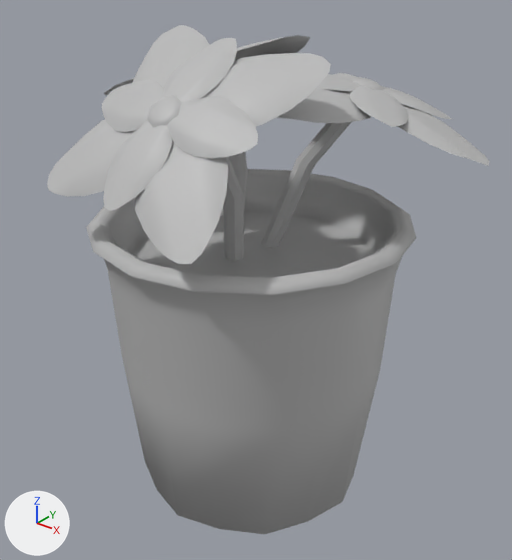
The FBX model Assets/_ParanormalEviction/_Models/Props/General/Static/prop_plant_small.fbx: old version first, new version second.
One viewpoint serves both versions: a 50 mm lens placed at (0.258, -0.318, 0.338), pointed at (0.004, -0.001, 0.141). The lights are fixed; the arrows at lower left show +X, +Y and +Z. Where no turn or scale is listed for an object, it has been applied to the vertices.
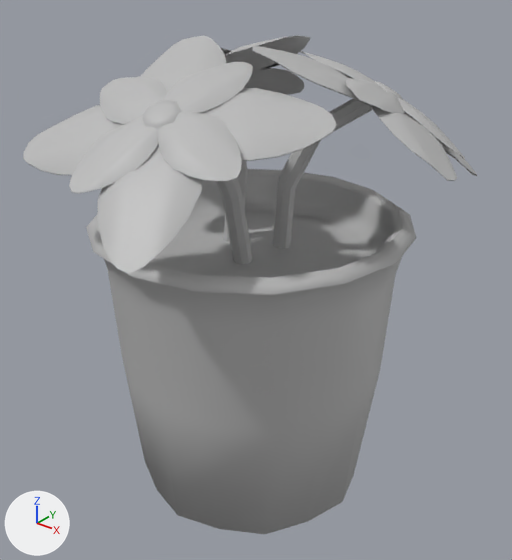
What the commit changed:
me_mesh is used by ob_polysurface709; location (0.0, 0.0, 0.0).
me_mesh had 1368 vertices, 1072 faces and spanned x -0.132..0.126, y -0.11..0.128, z -0.002..0.292.
me_mesh now has 1862 vertices, 2070 faces and spans x -0.132..0.128, y -0.134..0.117, z -0.002..0.287.
me_mesh part 1: the loose piece of 32 vertices spanning x -0.07..-0.013, y -0.003..0.043, z 0.16..0.263 is copied, and the copy is turned 124.2 degrees about the z axis through the mesh origin; it spans x -0.004..0.014, y -0.079..-0.011, z 0.16..0.263.
me_mesh part 2: the loose piece of 32 vertices spanning x -0.07..-0.013, y -0.003..0.043, z 0.16..0.263 is copied, and the copy is turned -116.9 degrees about the z axis through the mesh origin; it spans x 0.006..0.067, y 0.007..0.047, z 0.16..0.263.
me_mesh part 3: the loose piece of 42 vertices spanning x 0.037..0.058, y 0.037..0.058, z 0.255..0.264 is multiplied about its middle by the matrix ((-0.329, 0.886, 0.326), (-0.694, -0.461, 0.553), (0.64, -0.044, 0.767)), then moved by (0.016, -0.006, -0.001).
me_mesh part 4: the loose piece of 42 vertices spanning x 0.054..0.126, y 0.019..0.07, z 0.229..0.257 is rebuilt with 65 vertices and now spans x 0.067..0.112, y 0.029..0.061, z 0.228..0.259.
me_mesh part 5: the loose piece of 42 vertices spanning x -0.069..0.0, y -0.101..-0.061, z 0.213..0.257 is rebuilt with 65 vertices and now spans x -0.071..0.003, y -0.113..-0.067, z 0.23..0.26.
me_mesh part 6: the loose piece of 42 vertices spanning x 0.046..0.088, y 0.047..0.087, z 0.239..0.26 is rebuilt with 65 vertices and now spans x 0.037..0.07, y 0.046..0.091, z 0.238..0.262.
me_mesh part 7: the loose piece of 42 vertices spanning x -0.003..0.056, y -0.11..-0.064, z 0.204..0.256 is rebuilt with 65 vertices and now spans x -0.004..0.048, y -0.134..-0.076, z 0.204..0.254.
me_mesh part 8: the loose piece of 42 vertices spanning x -0.056..-0.005, y -0.078..-0.051, z 0.246..0.269 is rebuilt with 43 vertices and now spans x -0.05..0.002, y -0.086..-0.054, z 0.254..0.271.
me_mesh part 9: the loose piece of 42 vertices spanning x -0.019..0.016, y -0.106..-0.073, z 0.216..0.256 is rebuilt with 65 vertices and now spans x -0.021..0.015, y -0.12..-0.081, z 0.228..0.259.
me_mesh part 10: 516 vertices removed from x -0.056..0.088, y -0.08..0.128, z 0.159..0.292; 830 vertices added at x -0.131..0.128, y -0.094..0.117, z 0.204..0.287.

What differs and where, as boxes (x1, y1, x2, y2) in the pictures (512 x 560 px; the box of a moved part takes in the faces that stretch with it):
'polySurface709', reshaped: before (47, 25, 489, 534); after (23, 35, 477, 534)
part 1 of me_mesh, added: after (217, 178, 253, 265)
part 2 of me_mesh, added: after (272, 99, 373, 249)
part 3 of me_mesh, moved or reshaped: before (351, 79, 384, 91); after (374, 81, 404, 101)
part 4 of me_mesh, rebuilt: before (397, 104, 489, 166); after (398, 98, 465, 160)
part 5 of me_mesh, rebuilt: before (47, 120, 136, 197); after (23, 105, 125, 175)
part 6 of me_mesh, rebuilt (not visible afterwards): before (382, 86, 452, 119)
part 7 of me_mesh, rebuilt (14% wider): before (135, 139, 228, 264); after (97, 144, 203, 273)
part 8 of me_mesh, rebuilt (8% wider, 11% shorter): before (102, 79, 164, 132); after (100, 77, 167, 124)
part 9 of me_mesh, rebuilt (30% wider, 15% shorter): before (103, 121, 172, 211); after (69, 117, 159, 193)
part 10 of me_mesh, moved or reshaped: before (132, 25, 434, 261); after (140, 35, 477, 181)
